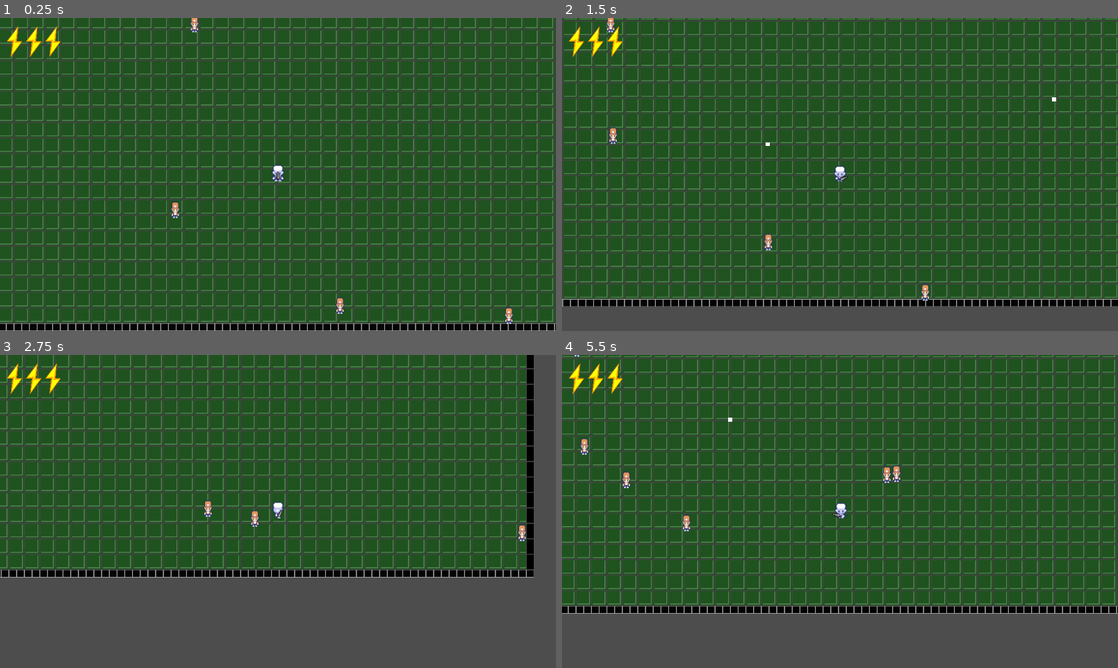
Above: before the commit, frames 1-4 (two rows, left to right).
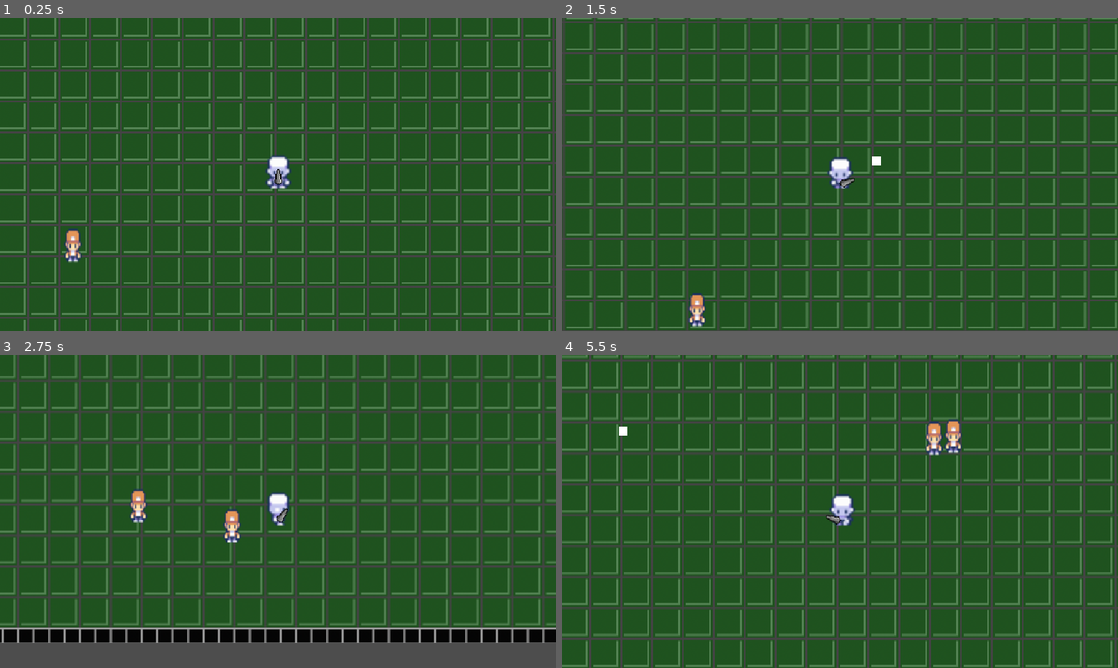
Above: after the commit, the same moments.

Repository: Hisoka-Morow-404/test-game
Game: Godot game, scene res://scenes/DebugWorld.tscn
Two runs of this game, one before a commit and one after it. Both use one fixed random seed, a clock stepped at 60 frames per second and the inputs below.
Inputs (mouse positions are in pixels of both pictures, inside the frame that each line leads up to):
- Up to frame 1 (0.25 s): no input
- Up to frame 2 (1.5 s): move the mouse to (962, 158) at 0.52 s; hold D (ui_right) 0.53-1.28 s; click (962, 158) at 0.67 s; move the mouse to (967, 136) at 1.27 s; hold S (ui_down) from 1.28 s (still down); click (967, 136) at 1.42 s
- Up to frame 3 (2.75 s): move the mouse to (394, 355) at 2.02 s; release S (ui_down) at 2.03 s; hold D (ui_right) from 2.03 s (still down); click (394, 355) at 2.17 s
- Up to frame 4 (5.5 s): move the mouse to (812, 574) at 2.77 s; release D (ui_right) at 2.78 s; hold W (ui_up) 2.78-3.53 s; click (812, 574) at 2.92 s; move the mouse to (1006, 558) at 3.52 s; hold A (ui_left) 3.53-5.03 s; click (1006, 558) at 3.67 s; move the mouse to (673, 464) at 4.27 s; click (673, 464) at 4.42 s; move the mouse to (628, 445) at 5.02 s; hold S (ui_down) from 5.03 s (still down); click (628, 445) at 5.17 s

The runs differ from the first frame. In frame 1, 38% of the frame differs, in the area x 0-100%, y 0-100%; in frame 2, 36%; in frame 3, 50%, in the area x 0-100%, y 0-92%; in frame 4, 44%.

Commit message:
fix window and bullet position in movement

Diff:
--- a/project.godot
+++ b/project.godot
@@ -16,7 +16,11 @@
 
 [display]
 
-window/stretch/mode="canvas_items"
+window/size/viewport_width=576
+window/size/viewport_height=324
+window/size/window_width_override=1200
+window/size/window_height_override=600
+window/stretch/mode="viewport"
 mouse_cursor/custom_image="res://scenes/entities/Player/Cursor/cursore.png"
 
 [input]
--- a/scenes/entities/Player/Player.gd
+++ b/scenes/entities/Player/Player.gd
@@ -24,11 +24,12 @@
 	#Il problema dovrebe essere che istanziando il marker da codice prende la posizione della sua scena,
 	# l'add_child dovremme di default mettere la posizione adattata al padre
 	#bullet_standard.global_position = marker.global_position
+	#bullet_standard.position = $WeaponPosition/Marker2D.global_position
 	print("bullet direction: ", bullet_standard.bullet_direction)
 	print("posizione bullet: ", bullet_standard.global_position)
 	print("posizione marker: ", marker.global_position)
 	print("Posizione player: ", self.global_position)
-	get_parent().add_child(bullet_standard)
+	self.add_child(bullet_standard)
 
 func moveAndAnimate(x,y):
 	move(x,y)
